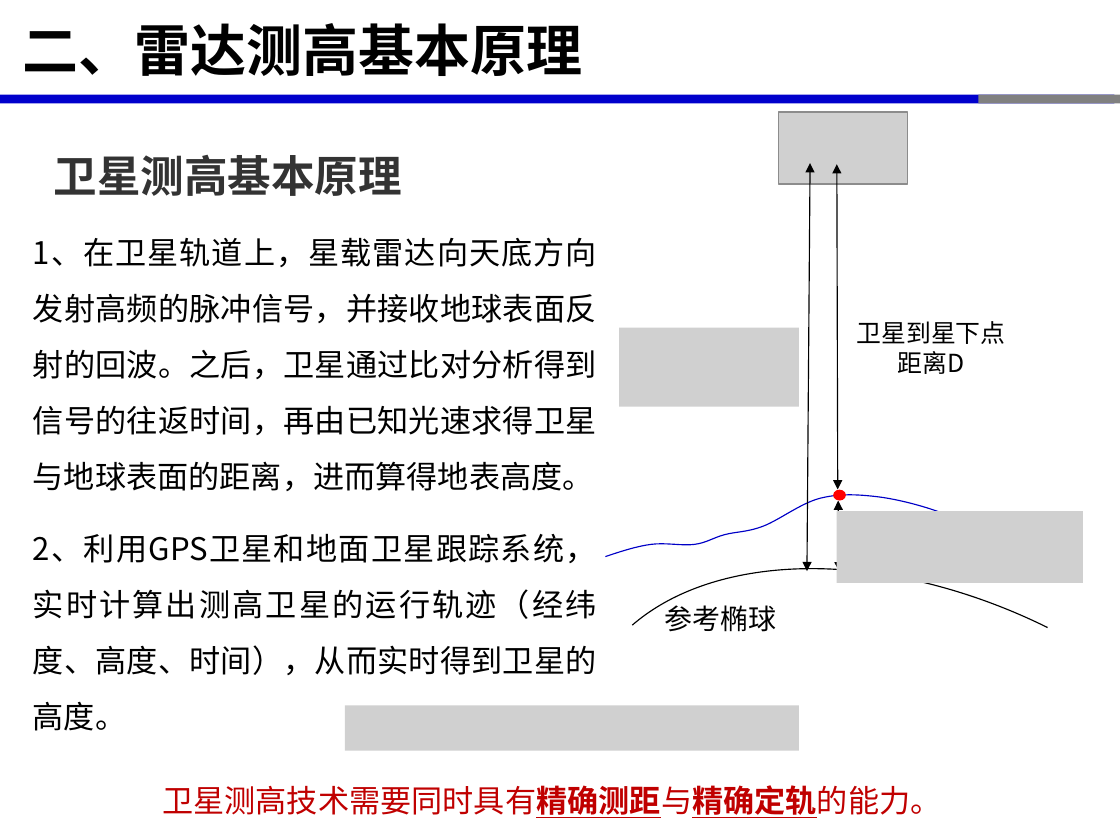
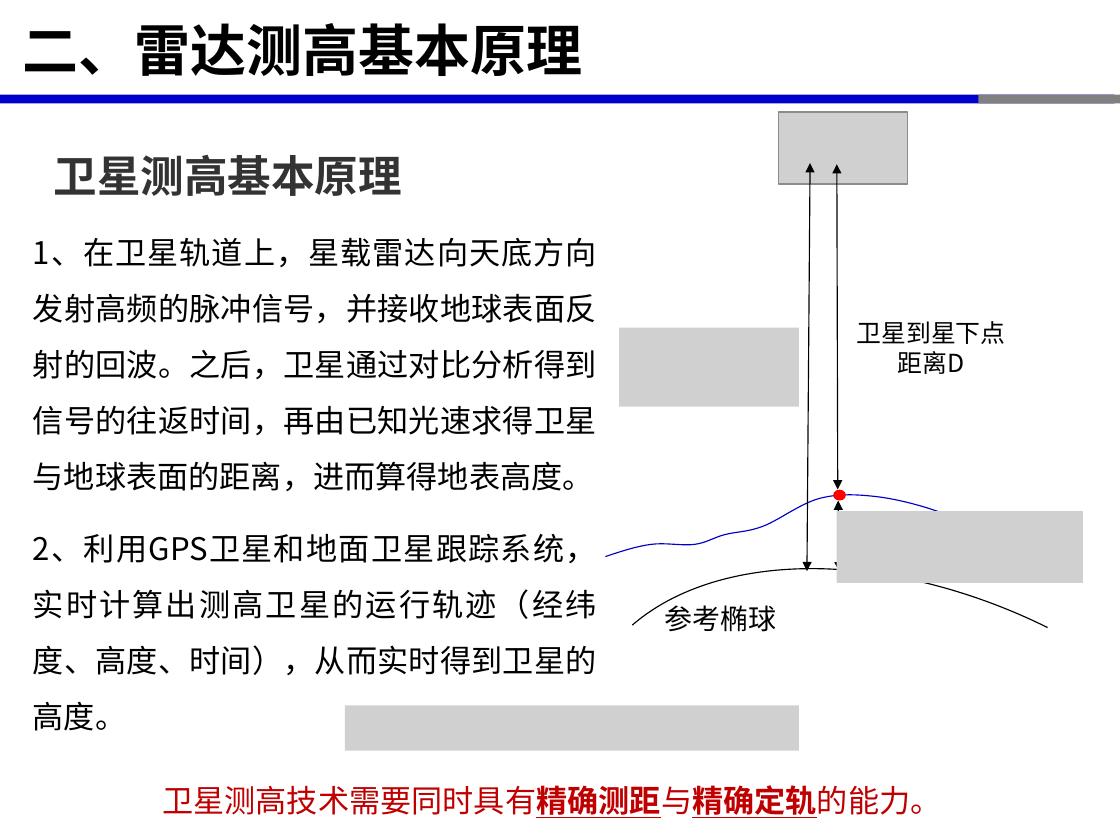
Before and after one commit to xinluo2018/satellite-altimetry-course, a slide deck: slide 10 of 第2章-星载雷达测高原理-2学时/第2章-星载雷达测高原理-2学时.pptx. Drawn at 1120x840 pixels with LibreOffice and Linux fonts; fonts in the diff are those of the drawing; grey boxes stand for pictures. Boxes give left, top, right and bottom in pixels: in the first picture for what was removed or moved away, otherwise in the second. Text is boxed around its words. In the diff, an @@ line names an element or a change of style, - is before the commit and + after.

```diff
--- a/第2章-星载雷达测高原理-2学时/第2章-星载雷达测高原理-2学时.pptx
+++ b/第2章-星载雷达测高原理-2学时/第2章-星载雷达测高原理-2学时.pptx
@@ text at (33, 237, 597, 491): text changed @@
-1、在卫星轨道上，星载雷达向天底方向发射高频的脉冲信号，并接收地球表面反射的回波。之后，卫星通过比对分析得到信号的往返时间，再由已知光速求得卫星与地球表面的距离，进而算得地表高度。
+1、在卫星轨道上，星载雷达向天底方向发射高频的脉冲信号，并接收地球表面反射的回波。之后，卫星通过对比分析得到信号的往返时间，再由已知光速求得卫星与地球表面的距离，进而算得地表高度。
```
Also in this commit, not shown: 9 other slides changed, 9 other files.
